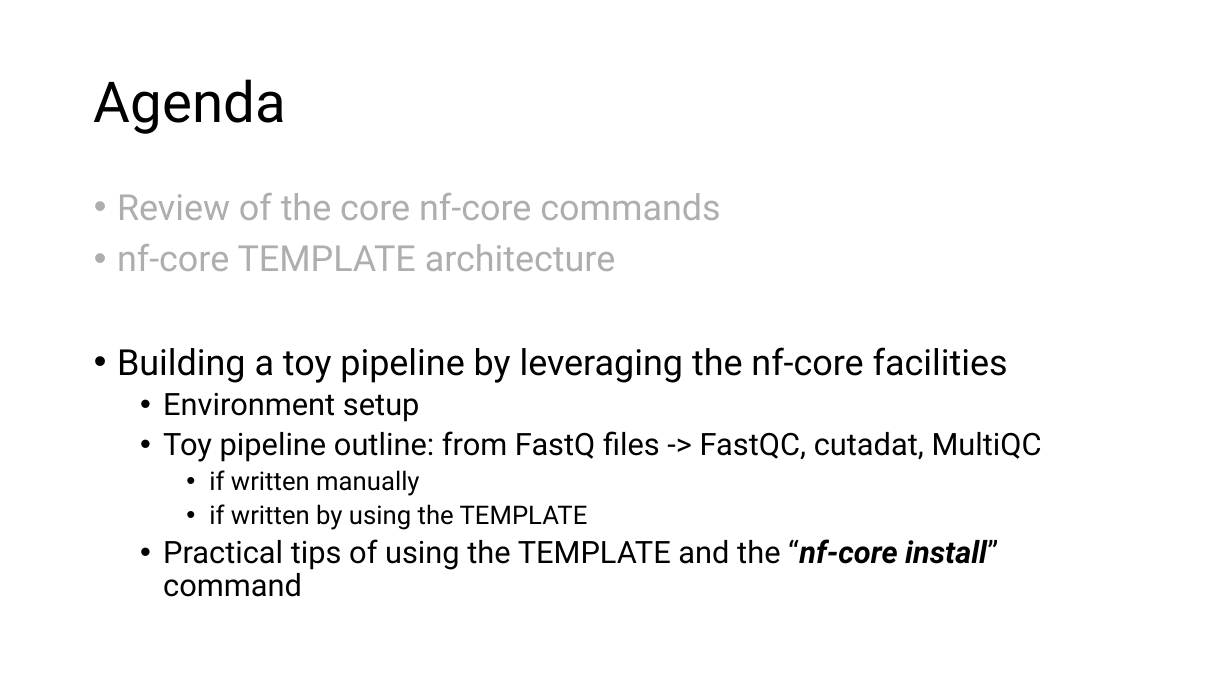
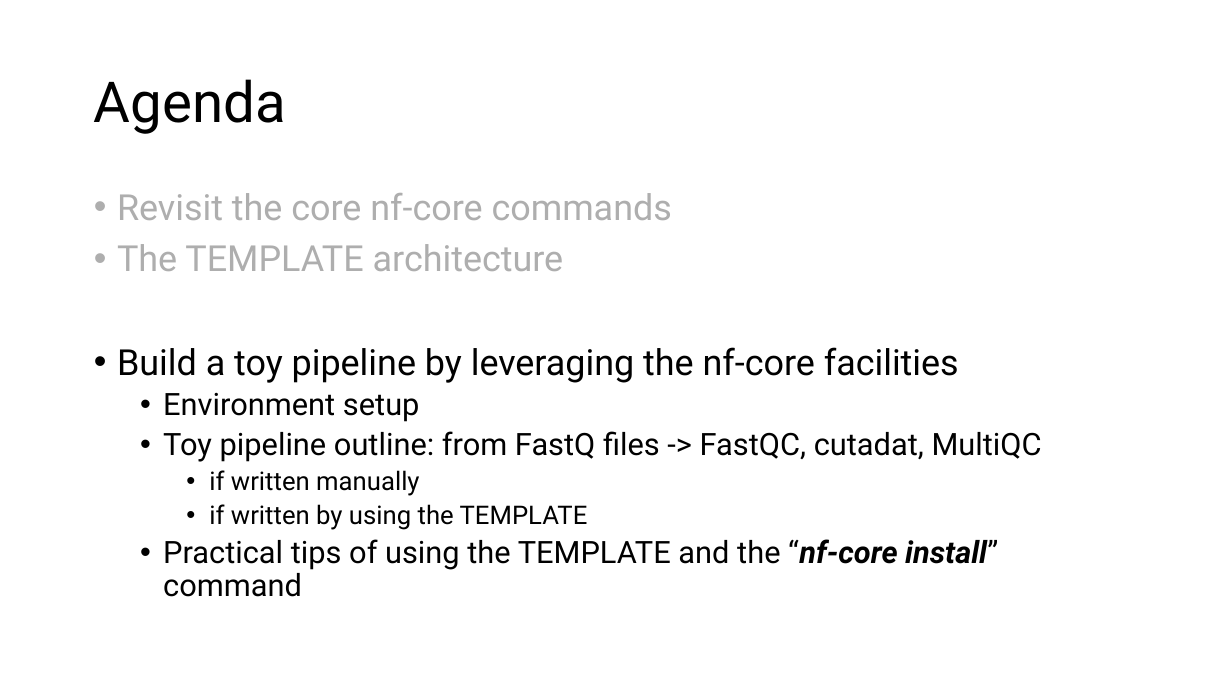
Before and after one commit to hukai916/nextflow_learn, a slide deck: slide 6 of nfcore_template.pptx. Drawn at 1232x693 pixels with LibreOffice and Linux fonts; fonts in the diff are those of the drawing. Boxes give left, top, right and bottom in pixels: in the first picture for what was removed or moved away, otherwise in the second. Text is boxed around its words. In the diff, an @@ line names an element or a change of style, - is before the commit and + after.

```diff
--- a/nfcore_template.pptx
+++ b/nfcore_template.pptx
@@ text at (x1=117, y1=193, x2=959, y2=383): text changed @@
-• Review of the core nf-core commands
-• nf-core TEMPLATE architecture
-• Building a toy pipeline by leveraging the nf-core facilities
+• Revisit the core nf-core commands
+• The TEMPLATE architecture
+• Build a toy pipeline by leveraging the nf-core facilities
```
Also in this commit, not shown: 4 other slides changed, 8 slides added, 5 slides removed, 1 other file.
